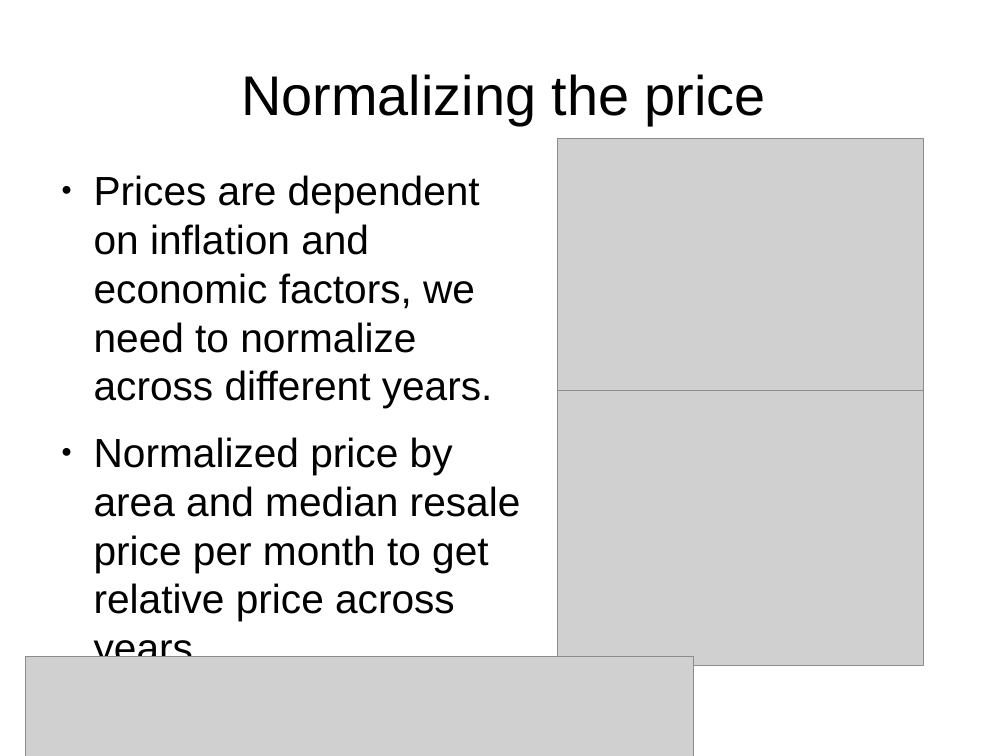
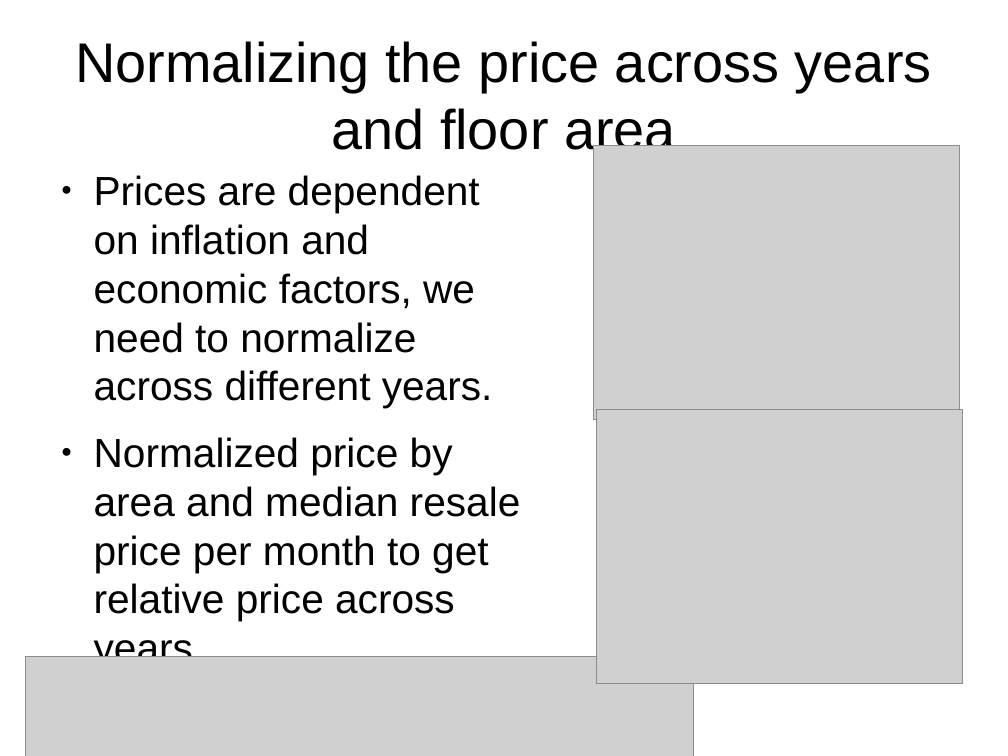
Before and after one commit to leexa90/HDB-prices, a slide deck: slide 9 of presentation.odp (slide 8 before the commit). Drawn at 1008x756 pixels with LibreOffice and Linux fonts; fonts in the diff are those of the drawing; grey boxes stand for pictures. Boxes give left, top, right and bottom in pixels: in the first picture for what was removed or moved away, otherwise in the second. Text is boxed around its words. In the diff, an @@ line names an element or a change of style, - is before the commit and + after.

```diff
--- a/presentation.odp
+++ b/presentation.odp
@@ title at (75, 41, 932, 159): text changed @@
-Normalizing the price
+Normalizing the price across years and floor area
@@ picture: place and size @@
-picture at (558, 138, 924, 413)
+picture at (594, 145, 960, 420)
@@ picture: place and size @@
-picture at (558, 391, 924, 666)
+picture at (597, 410, 963, 684)
```
Also in this commit, not shown: 1 other slide changed, 1 slide added.
